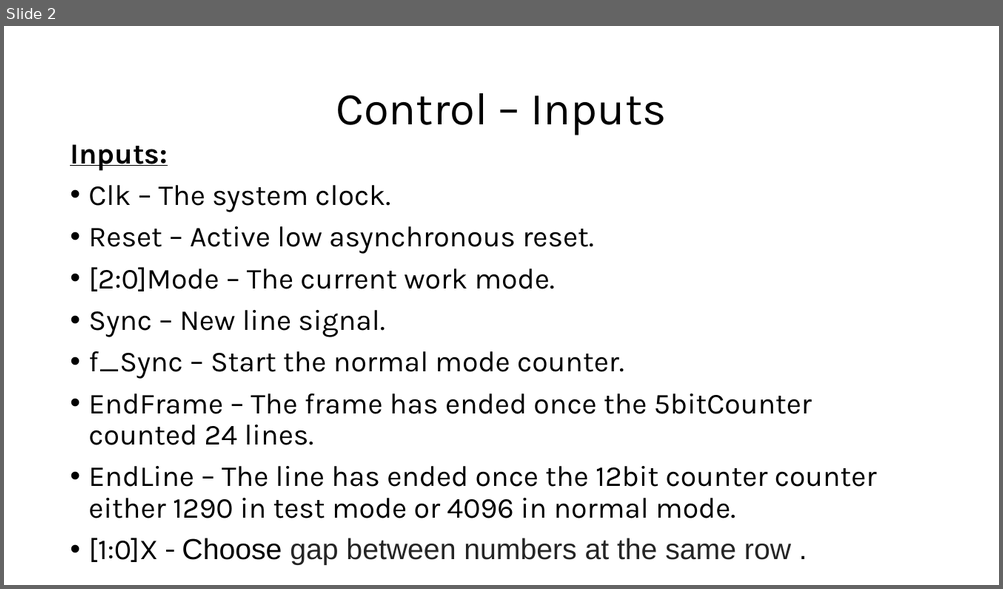
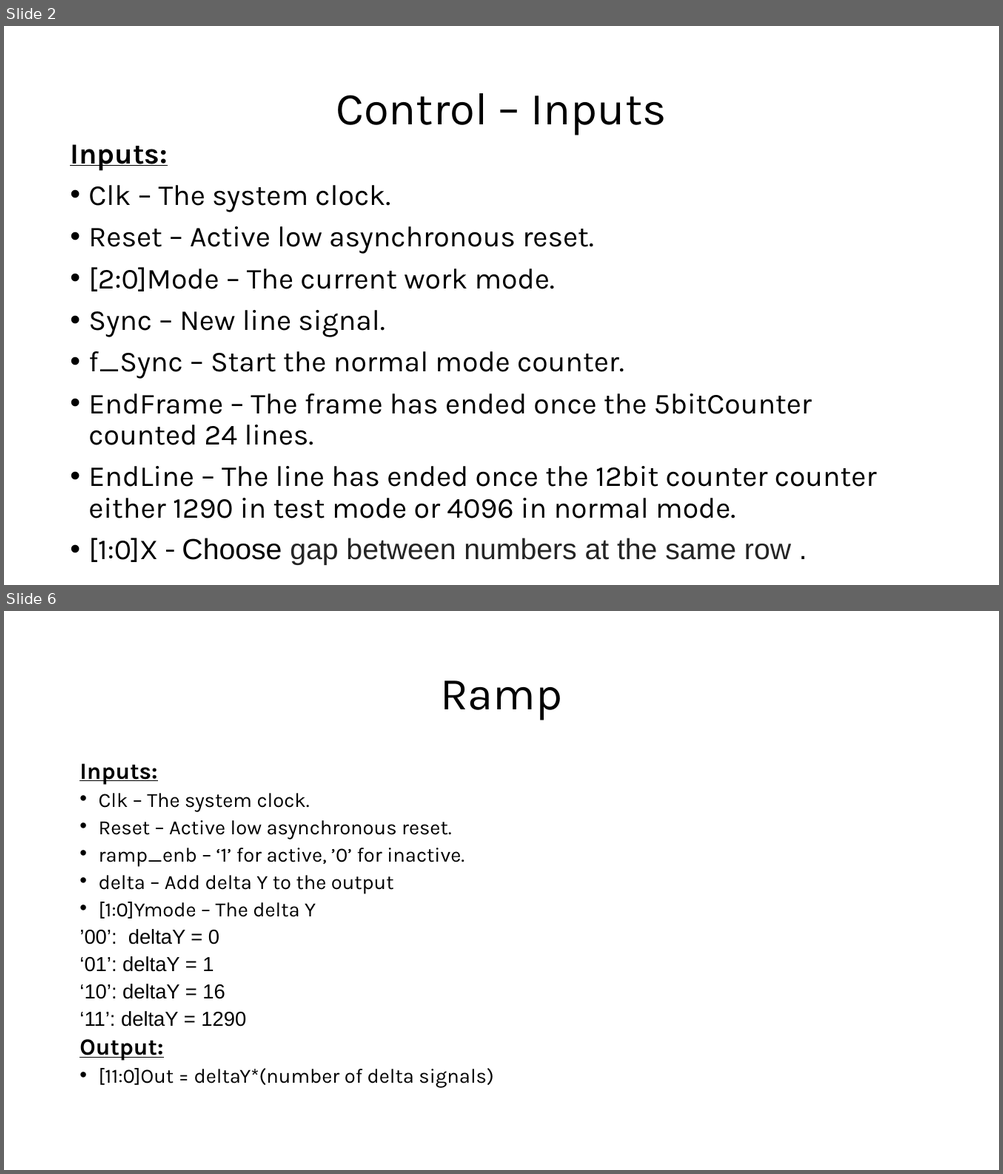
Before and after one commit to sabarioded/Patterns_Project, a slide deck: reports/Block_diagram_v6.pptx. Shown one above the other, each under a label of ours: slide 2 before the commit, slides 2 and 6 after it; the slides between them are not shown. The pictures are 1003x589 and 1003x1174 pixels, drawn with LibreOffice and Linux fonts; fonts in the diff are those of the drawing. Boxes give left, top, right and bottom in pixels: in the first picture for what was removed or moved away, otherwise in the second. Text is boxed around its words. In the diff, an @@ line names an element or a change of style, - is before the commit and + after.

```diff
--- a/reports/Block_diagram_v6.pptx
+++ b/reports/Block_diagram_v6.pptx
@@ slide 6 added at box(4, 611, 999, 1170), background #FFFFFF @@
@@ title added at box(440, 681, 562, 721), 44 pt, text #000000 @@
+Ramp
@@ text added at box(79, 763, 493, 1088), 19.6 pt, text #000000 @@
+Inputs:
+• Clk – The system clock.
+• Reset – Active low asynchronous reset.
+• ramp_enb – ‘1’ for active, ’0’ for inactive.
+• delta – Add delta Y to the output
+• [1:0]Ymode – The delta Y
+’00’: deltaY = 0
+‘01’: deltaY = 1
+‘10’: deltaY = 16
+‘11’: deltaY = 1290
+Output:
+• [11:0]Out = deltaY*(number of delta signals)
```
Also in this commit, not shown: 1 slide changed, 4 other slides added, 1 slide removed, 1 other file.
